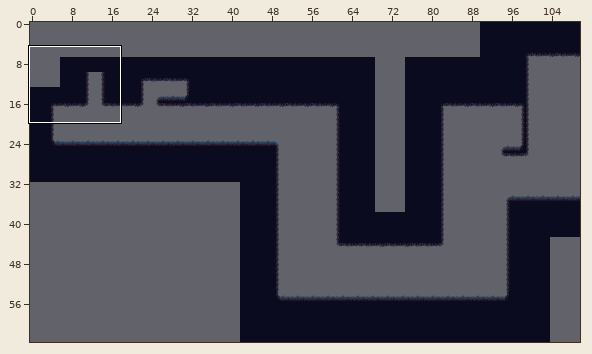
Tiled map -- PR2/Ott - An Elemental Journey/resources/levels/WaterBossMap.tmx. The first picture is a wide view before the edit; the outline marks the close-up.
Close-up. Before the edit:
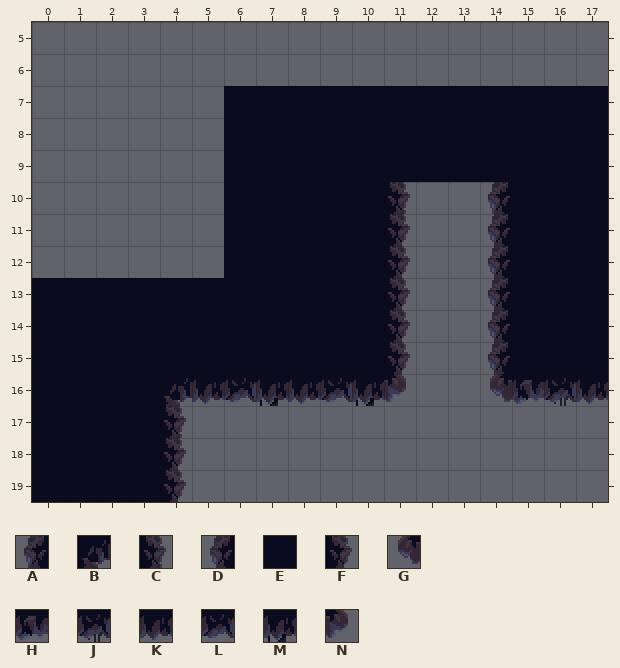
Cells are 32x32 px. Shown: x 0..17, y 5..19. The commit also changed other parts of the map, which this record leaves out.
Key: from "Tiles_Agua_Bosque": A 64, B 66, C 70, D 84, E 89, F 90, G 124, H 125, J 126, K 127, L 128, M 129, N 130.
_ is an empty cell.
Layer "Capa de patrones 1" before, first column x 0:
 5 __________________
 6 __________________
 7 ______EEEEEEEEEEEE
 8 ______EEEEEEEEEEEE
 9 ______EEEEEEEEEEEE
10 ______EEEEEC__AEEE
11 ______EEEEEF__DEEE
12 ______EEEEEF__DEEE
13 EEEEEEEEEEEF__DEEE
14 EEEEEEEEEEEF__DEEE
15 EEEEEEEEEEEF__DEEE
16 EEEEBKLMKLMN__GHJK
17 EEEEC_____________
18 EEEEF_____________
19 EEEEF_____________
Now the later version:
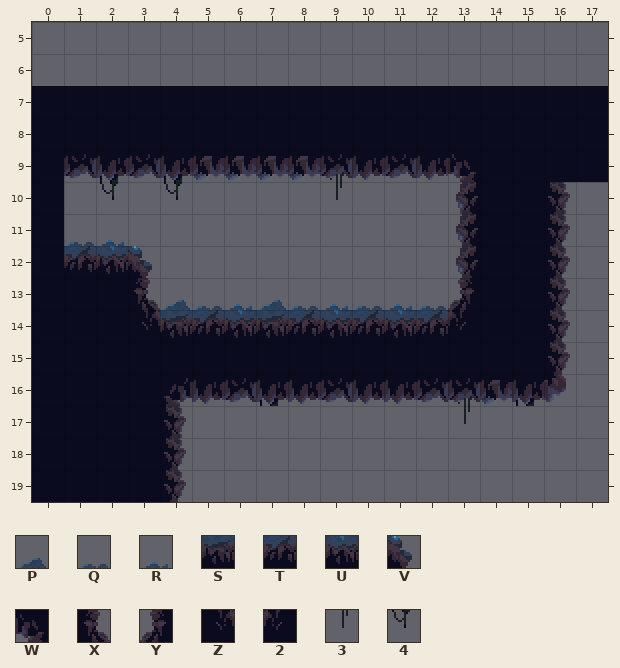
Further tiles: from "Tiles_Agua_Bosque": P 6, Q 7, R 8, S 26, T 27, U 28, V 50, W 68, X 86, Y 88, Z 106, 2 108, 3 146, 4 149.
From old to new:
Changed rows in their new state; . is an unchanged cell.
Layer "Capa de patrones 1":
first column x 0:
 7 EEEEEE............
 8 EEEEEE............
 9 ELMLMHHHHJKLKW....
10 E.4.4.___3__.AE.C_
11 EQR...______.DE.F_
12 ETUV..______.DE.F_
13 ...XPQRPQRQRQYE.F_
14 ...ZSTUSTUTUT2E.F_
15 ...........EEEE.F_
16 ..........KKLJHMN_
17 .............3....
